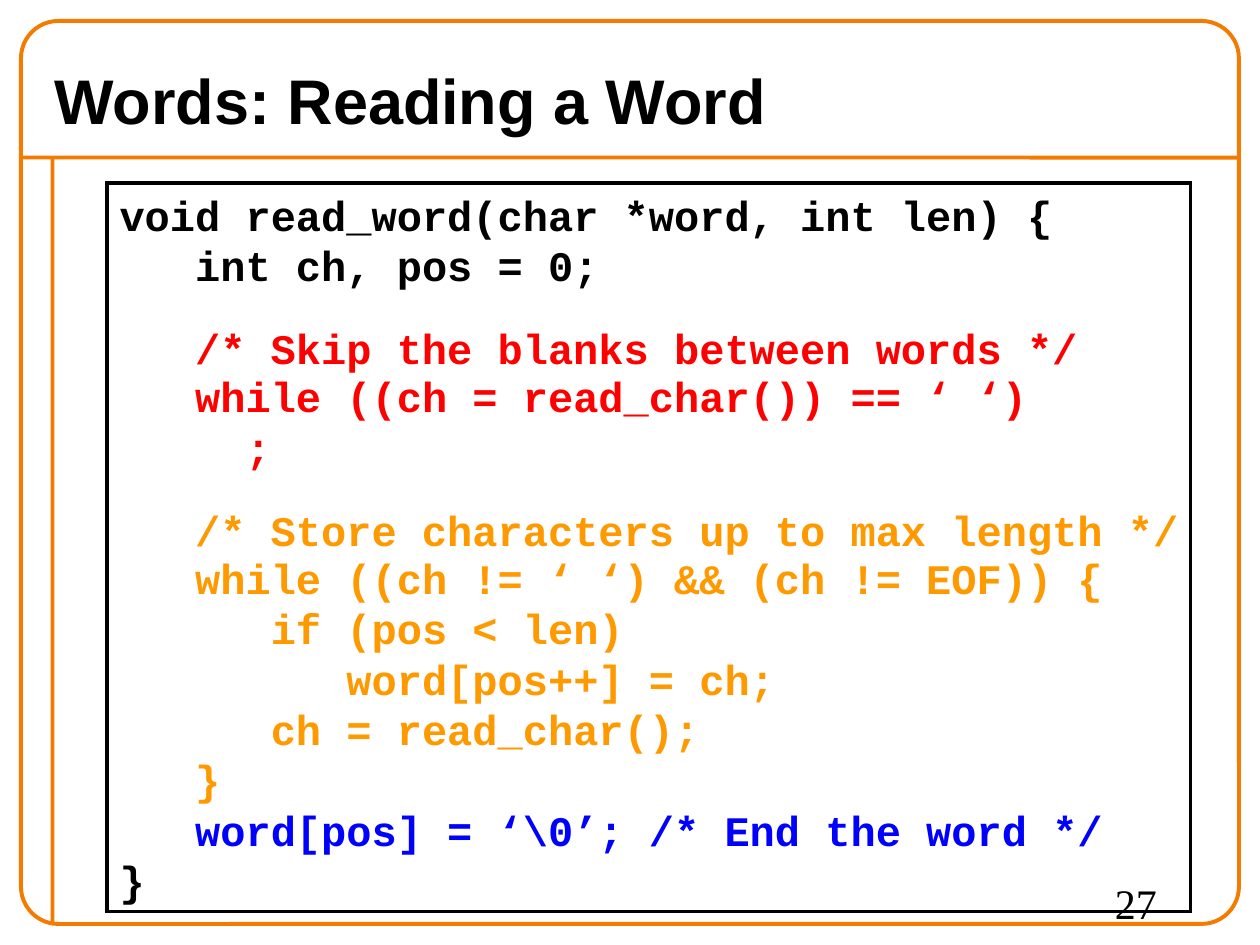
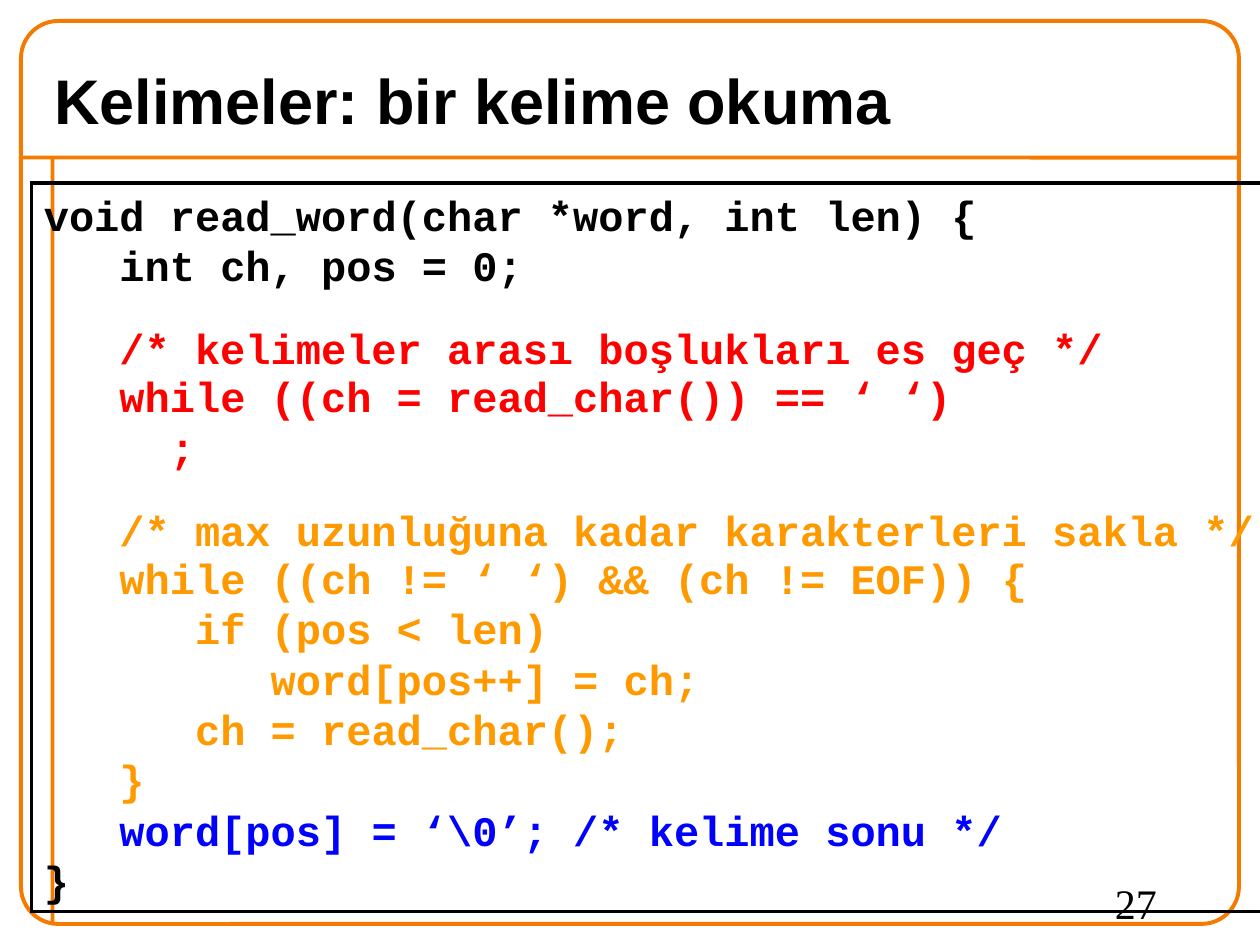
Before and after one commit to 19ceng/ceng201pro, a slide deck: slide 27 of 04mod.odp. Drawn at 1260x945 pixels with LibreOffice and Linux fonts; fonts in the diff are those of the drawing; background and template pictures are left out. Boxes give left, top, right and bottom in pixels: in the first picture for what was removed or moved away, otherwise in the second. Text is boxed around its words. In the diff, an @@ line names an element or a change of style, - is before the commit and + after.

```diff
--- a/04mod.odp
+++ b/04mod.odp
@@ title at (x1=54, y1=78, x2=891, y2=125): text changed @@
-Words: Reading a Word
+Kelimeler: bir kelime okuma
@@ rectangle "void read_word(char *word, int len) ..." resized from (x1=107, y1=183, x2=1191, y2=911) to (x1=32, y1=183, x2=1260, y2=911) @@
@@ text in rectangle at (x1=195, y1=334, x2=1027, y2=373): text changed @@
-/* Skip the blanks between words */
+/* kelimeler arası boşlukları es geç */
@@ text in rectangle at (x1=195, y1=515, x2=1178, y2=555): text changed @@
-/* Store characters up to max length */
+/* max uzunluğuna kadar karakterleri sakla */
@@ text in rectangle at (x1=119, y1=815, x2=926, y2=855): text changed @@
-word[pos] = ‘\0’; /* End the word */
+word[pos] = ‘\0’; /* kelime sonu */
```
Also in this commit, not shown: 22 other slides changed, 13 slides added, 13 slides removed, 4 other files.
